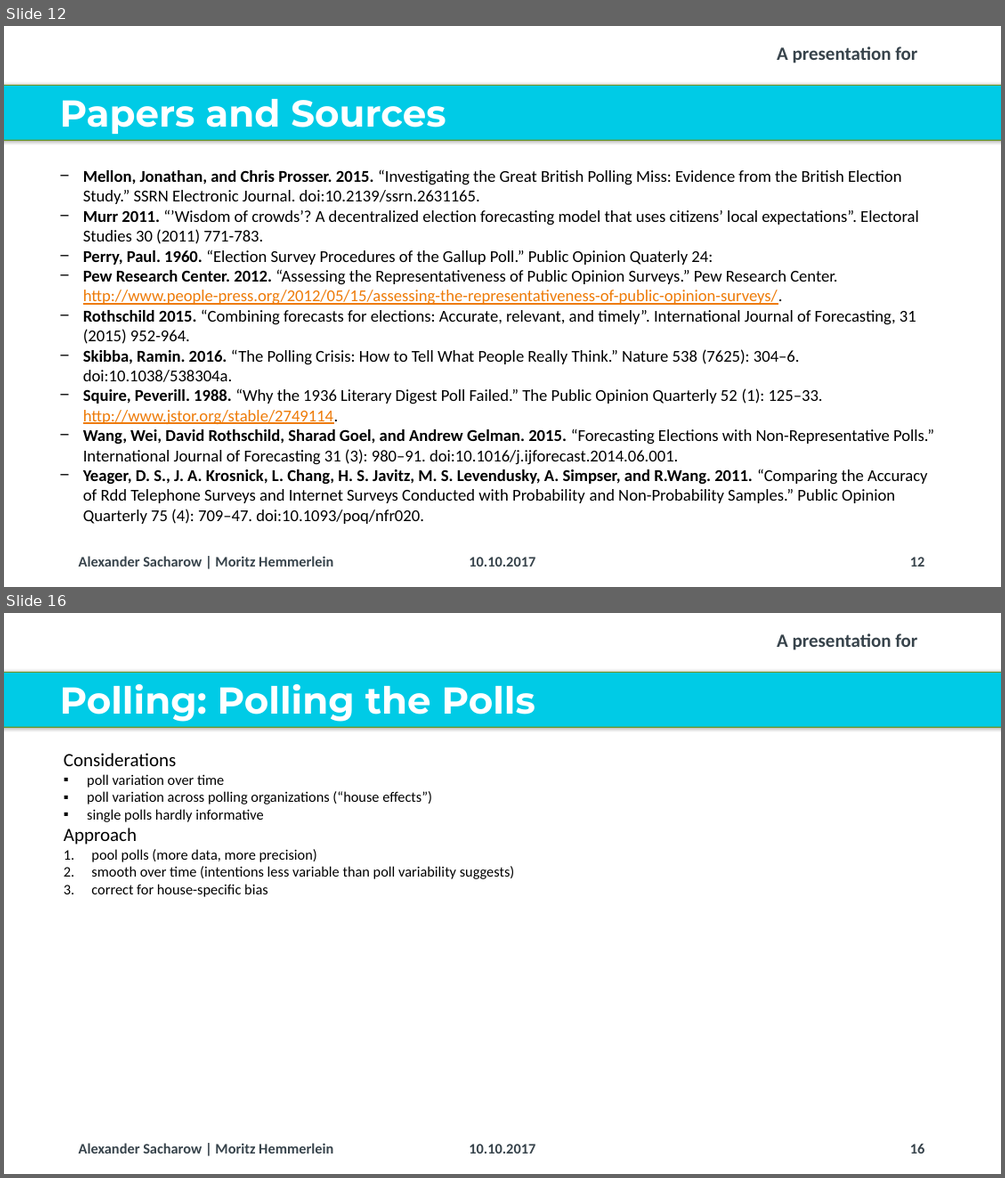
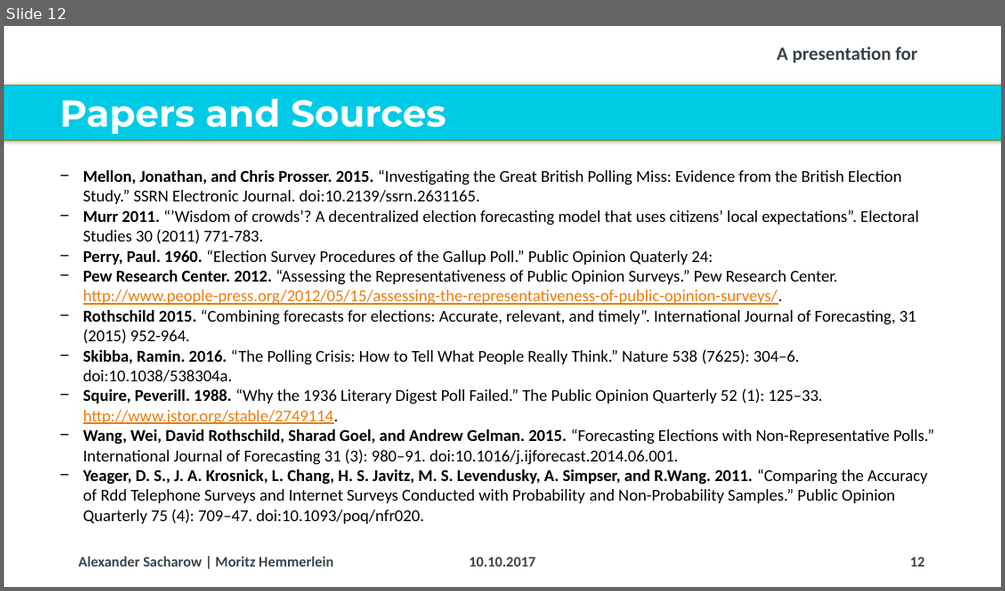
Before and after one commit to Corrod3/ElectionForecasting, a slide deck: Dalia Presentation/20171006_Dalia_Lunchtime Talk_Election Forecasting_v2.pptx. Shown one above the other, each under a label of ours: slides 12 and 16 before the commit, slide 12 after it; the slides between them are not shown. The pictures are 1005x1178 and 1005x591 pixels, drawn with LibreOffice and Linux fonts; fonts in the diff are those of the drawing; background and template pictures are left out. Boxes give left, top, right and bottom in pixels: in the first picture for what was removed or moved away, otherwise in the second. Text is boxed around its words. In the diff, an @@ line names an element or a change of style, - is before the commit and + after.

```diff
--- a/Dalia Presentation/20171006_Dalia_Lunchtime Talk_Election Forecasting_v2.pptx
+++ b/Dalia Presentation/20171006_Dalia_Lunchtime Talk_Election Forecasting_v2.pptx
@@ slide 16 removed at box(4, 613, 1001, 1174), background #FFFFFF; not listed: 3 template elements that a slide beside it also shows @@
@@ title removed at box(60, 684, 535, 722) @@
-Polling: Polling the Polls
@@ text removed at box(64, 753, 515, 897) @@
-Considerations
-▪ poll variation over time
-▪ poll variation across polling organizations (“house effects”)
-▪ single polls hardly informative
-Approach
-1. pool polls (more data, more precision)
-2. smooth over time (intentions less variable than poll variability suggests)
-3. correct for house-specific bias
@@ text removed at box(469, 1143, 535, 1153) @@
-10.10.2017
@@ page number removed at box(910, 1143, 925, 1153) @@
-16
```
Also in this commit, not shown: 4 slides changed, 2 slides added, 2 other slides removed, 3 other files.
